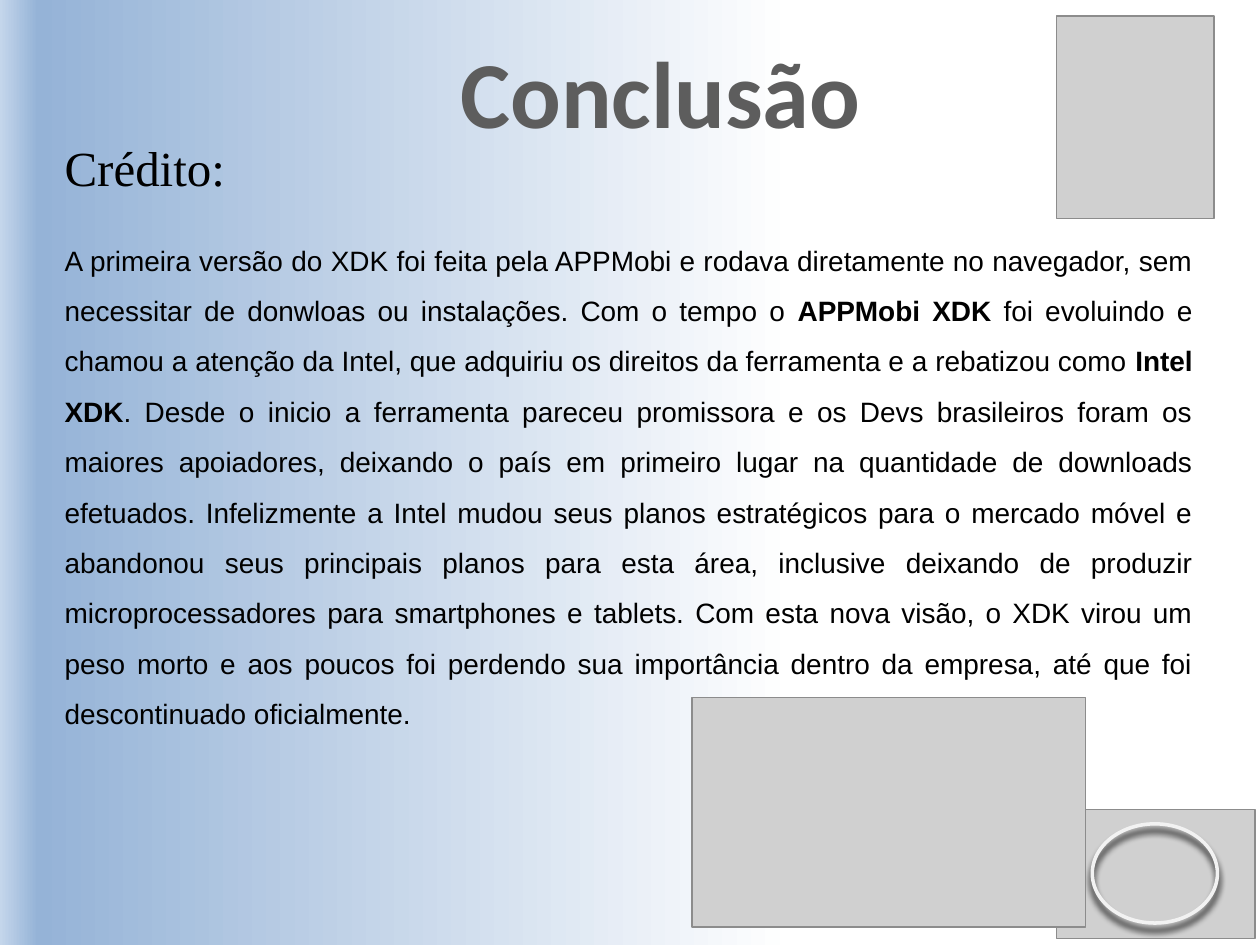
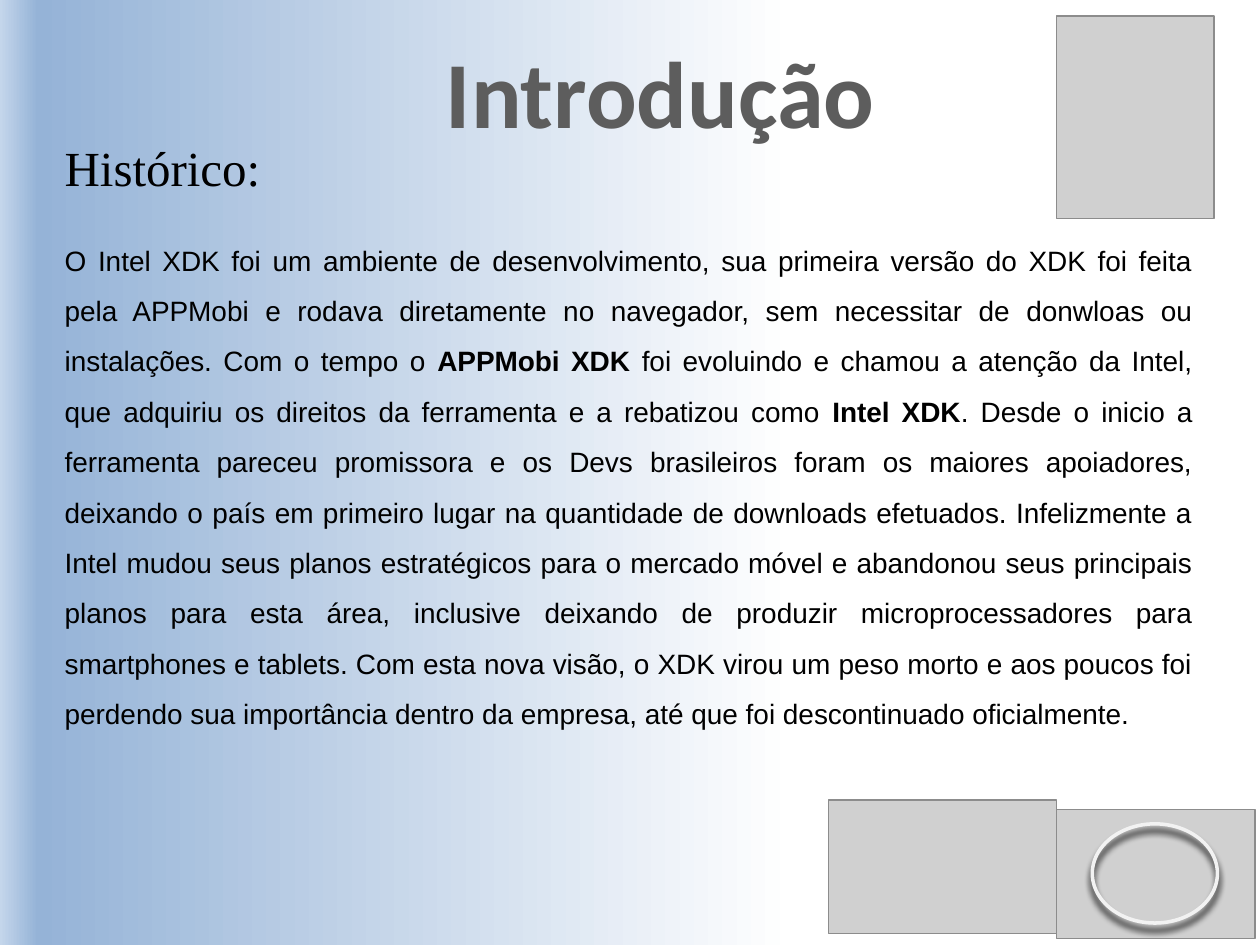
Before and after one commit to Sidicrei/estacioneapp, a slide deck: slide 2 of apres-intelxdk.pptx (slide 6 before the commit). Drawn at 1260x945 pixels with LibreOffice and Linux fonts; fonts in the diff are those of the drawing; grey boxes stand for pictures. Boxes give left, top, right and bottom in pixels: in the first picture for what was removed or moved away, otherwise in the second. Text is boxed around its words. In the diff, an @@ line names an element or a change of style, - is before the commit and + after.

```diff
--- a/apres-intelxdk.pptx
+++ b/apres-intelxdk.pptx
@@ text at box(446, 61, 875, 144): text changed @@
-Conclusão
+Introdução
@@ text at box(65, 152, 1193, 729): text changed @@
-  Crédito:
-  A primeira versão do XDK foi feita pela APPMobi e rodava diretamente no navegador, sem necessitar de donwloas ou instalações. Com o tempo o APPMobi XDK foi evoluindo e chamou a atenção da Intel, que adquiriu os direitos da ferramenta e a rebatizou como Intel XDK. Desde o inicio a ferramenta pareceu promissora e os Devs brasileiros foram os maiores apoiadores, deixando o país em primeiro lugar na quantidade de downloads efetuados. Infelizmente a Intel mudou seus planos estratégicos para o mercado móvel e abandonou seus principais planos para esta área, inclusive deixando de produzir microprocessadores para smartphones e tablets. Com esta nova visão, o XDK virou um peso morto e aos poucos foi perdendo sua importância dentro da empresa, até que foi descontinuado oficialmente.
+  Histórico:
+  O Intel XDK foi um ambiente de desenvolvimento, sua primeira versão do XDK foi feita pela APPMobi e rodava diretamente no navegador, sem necessitar de donwloas ou instalações. Com o tempo o APPMobi XDK foi evoluindo e chamou a atenção da Intel, que adquiriu os direitos da ferramenta e a rebatizou como Intel XDK. Desde o inicio a ferramenta pareceu promissora e os Devs brasileiros foram os maiores apoiadores, deixando o país em primeiro lugar na quantidade de downloads efetuados. Infelizmente a Intel mudou seus planos estratégicos para o mercado móvel e abandonou seus principais planos para esta área, inclusive deixando de produzir microprocessadores para smartphones e tablets. Com esta nova visão, o XDK virou um peso morto e aos poucos foi perdendo sua importância dentro da empresa, até que foi descontinuado oficialmente.
@@ picture: place and size @@
-picture at box(692, 697, 1085, 926)
+picture at box(828, 800, 1056, 934)
```
Also in this commit, not shown: 1 other slide changed, 2 slides added.
